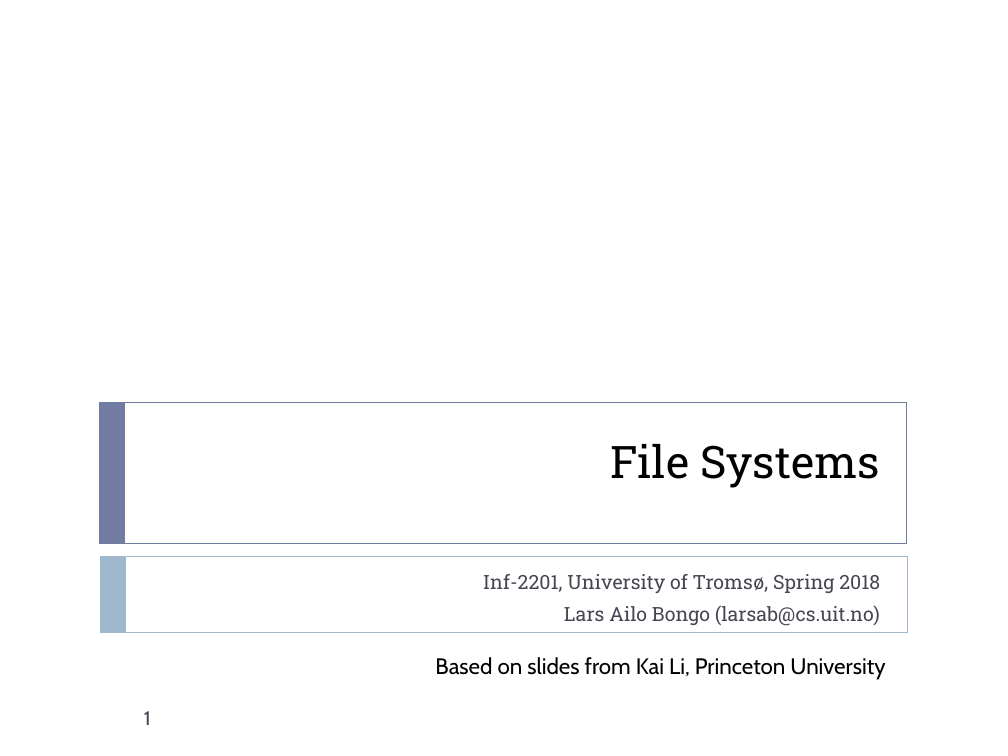
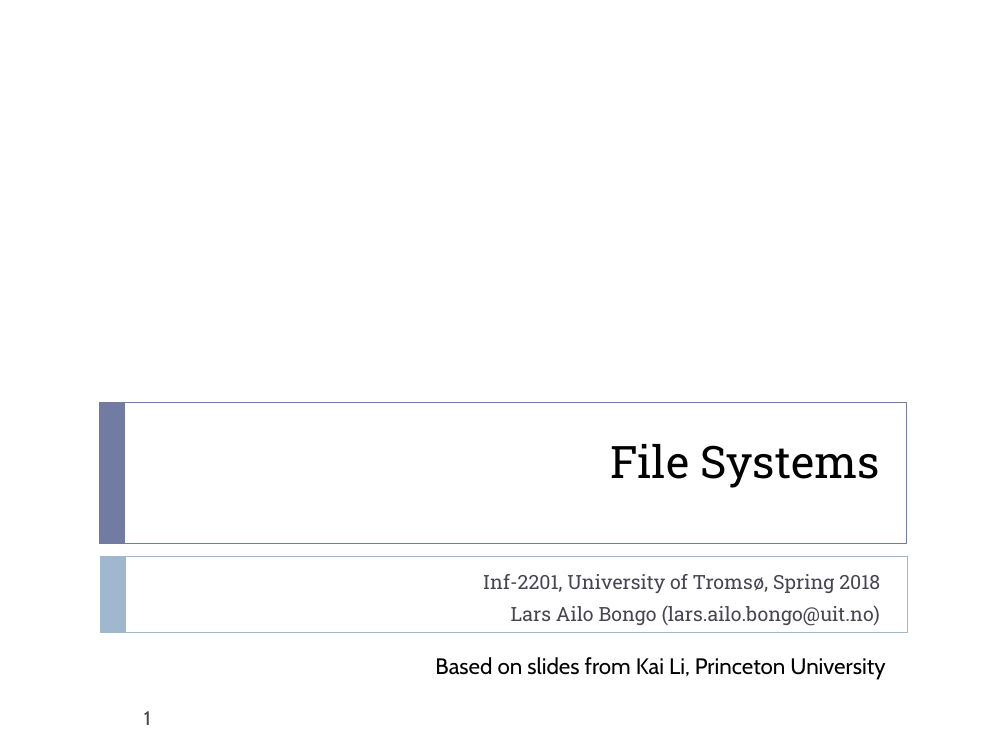
Before and after one commit to uit-inf-2201-s18/uit-inf-2201-s18.github.io, a slide deck: slide 1 of lectures/18 - File Systems.pptx. Drawn at 1008x756 pixels with LibreOffice and Linux fonts; fonts in the diff are those of the drawing. Boxes give left, top, right and bottom in pixels: in the first picture for what was removed or moved away, otherwise in the second. Text is boxed around its words. In the diff, an @@ line names an element or a change of style, - is before the commit and + after.

Commit message:
Minor changes to File Systems slides

```diff
--- a/lectures/18 - File Systems.pptx
+++ b/lectures/18 - File Systems.pptx
@@ subtitle at (511, 605, 880, 626): text changed @@
-Lars Ailo Bongo (larsab@cs.uit.no)
+Lars Ailo Bongo (lars.ailo.bongo@uit.no)
```
Also in this commit, not shown: 4 other slides changed.
